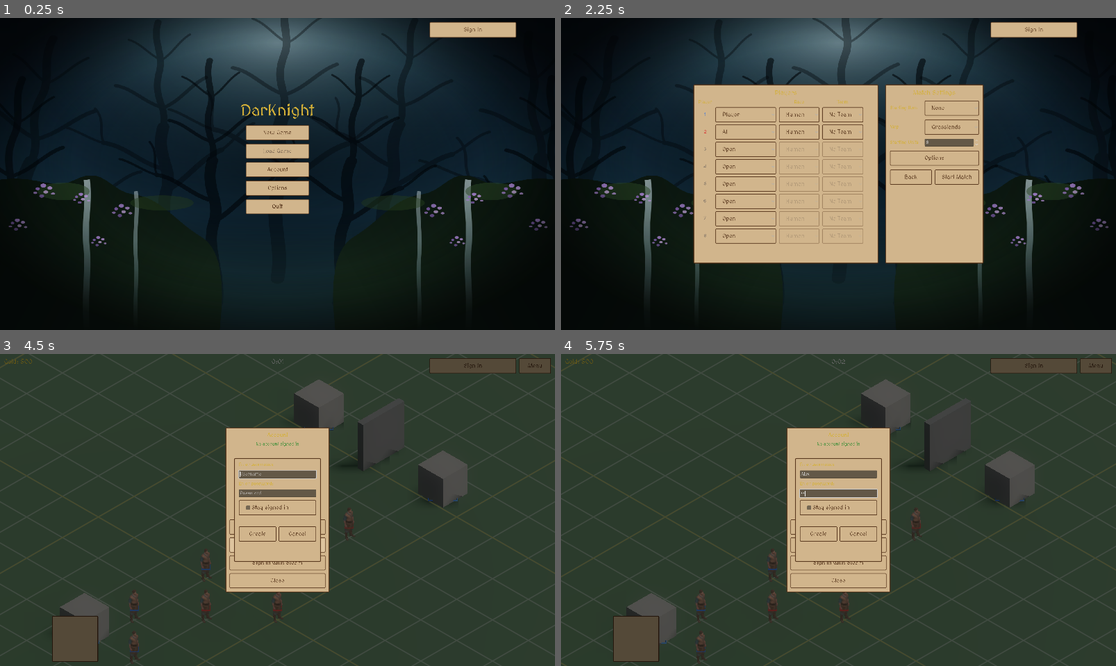
Above: before the commit, frames 1-4 (two rows, left to right).
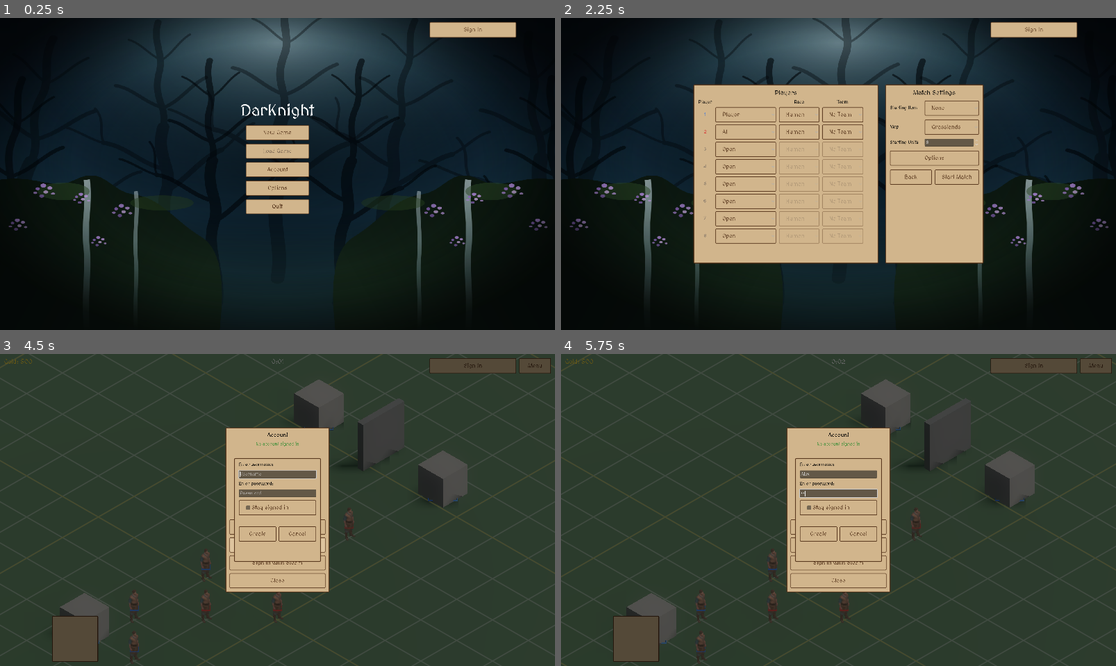
Above: after the commit, the same moments.

Repository: wesleywesleyadams-debug/Aegis-Matrix
Game: Godot game, scene res://scenes/TitleMenu.tscn
Two runs of this game, one before a commit and one after it. Both use one fixed random seed, a clock stepped at 60 frames per second and the inputs below.
Inputs (mouse positions are in pixels of both pictures, inside the frame that each line leads up to):
- Up to frame 1 (0.25 s): no input
- Up to frame 2 (2.25 s): click "New Game" at 0.5 s; click "Back" at 1.25 s; click "New Game" at 2 s
- Up to frame 3 (4.5 s): click "Start Match" at 2.75 s; click "Sign In" at 3.5 s; click "Create New Account" at 4.25 s
- Up to frame 4 (5.75 s): click (838, 475) at 5.02 s; type "Alex" at 5.1 s; click (838, 494) at 5.25 s; type "12" at 5.33 s

The runs differ from the first frame. In frame 1, 0.2% of the frame differs, in the area x 43-57%, y 27-33%; in frame 2, 0.2%, in the area x 24-72%, y 22-41%; in frame 3, less than 0.1%; in frame 4, less than 0.1%.

Commit message:
Give the DarKnight title its own font/color; default Labels to black
TitleLabel now pins MedievalSharp directly (theme_override_fonts)
instead of following the shared theme's default_font -- so switching
the Options > Visuals Font dropdown to "Default" no longer changes
the logo text -- and set explicitly to white.

Also swapped the theme's default Label color from gold to black per
feedback; every other plain Label (Lobby's Player/Race/Team headers,
panel titles, etc.) follows along automatically as before.

Co-Authored-By: Claude Sonnet 5 <noreply@anthropic.com>

Diff:
--- a/scenes/TitleMenu.tscn
+++ b/scenes/TitleMenu.tscn
@@ -1,7 +1,8 @@
-[gd_scene load_steps=3 format=3]
+[gd_scene load_steps=4 format=3]
 
 [ext_resource type="Script" path="res://scripts/ui/TitleMenu.gd" id="1_title"]
 [ext_resource type="Texture2D" path="res://assets/backgrounds/title_bg.svg" id="2_bg"]
+[ext_resource type="FontFile" path="res://assets/fonts/MedievalSharp.ttf" id="3_title_font"]
 
 [node name="TitleMenu" type="Control"]
 layout_mode = 3
@@ -30,7 +31,9 @@
 offset_top = -250.0
 offset_right = 250.0
 offset_bottom = -182.0
+theme_override_fonts/font = ExtResource("3_title_font")
 theme_override_font_sizes/font_size = 56
+theme_override_colors/font_color = Color(1, 1, 1, 1)
 horizontal_alignment = 1
 text = "DarKnight"
 
--- a/themes/hud_theme.tres
+++ b/themes/hud_theme.tres
@@ -76,4 +76,4 @@
 Button/colors/font_pressed_color = Color(0.25, 0.15, 0.08, 1)
 Button/colors/font_focus_color = Color(0.35, 0.22, 0.12, 1)
 Button/colors/font_disabled_color = Color(0.5, 0.42, 0.34, 1)
-Label/colors/font_color = Color(0.83, 0.69, 0.22, 1)
+Label/colors/font_color = Color(0, 0, 0, 1)
